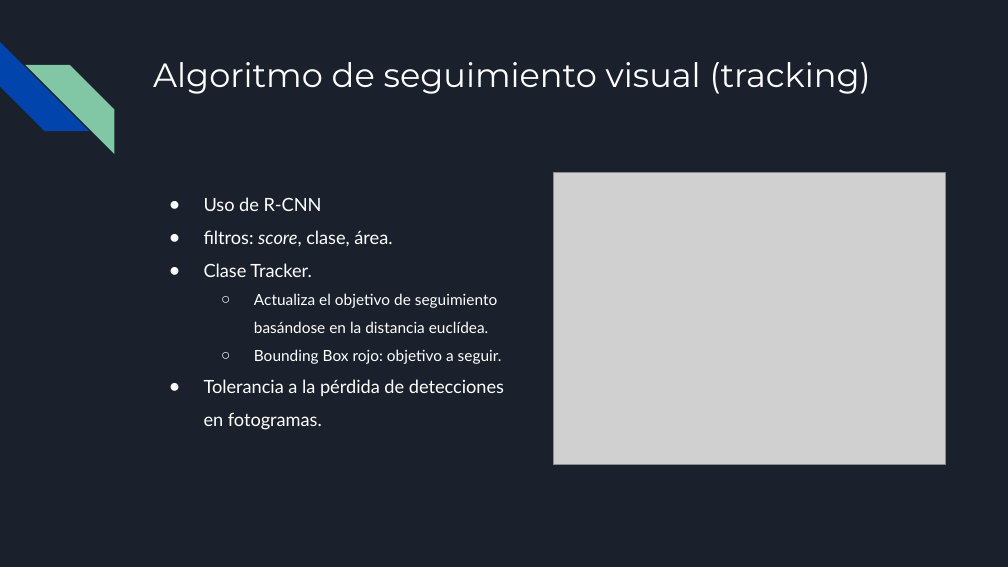
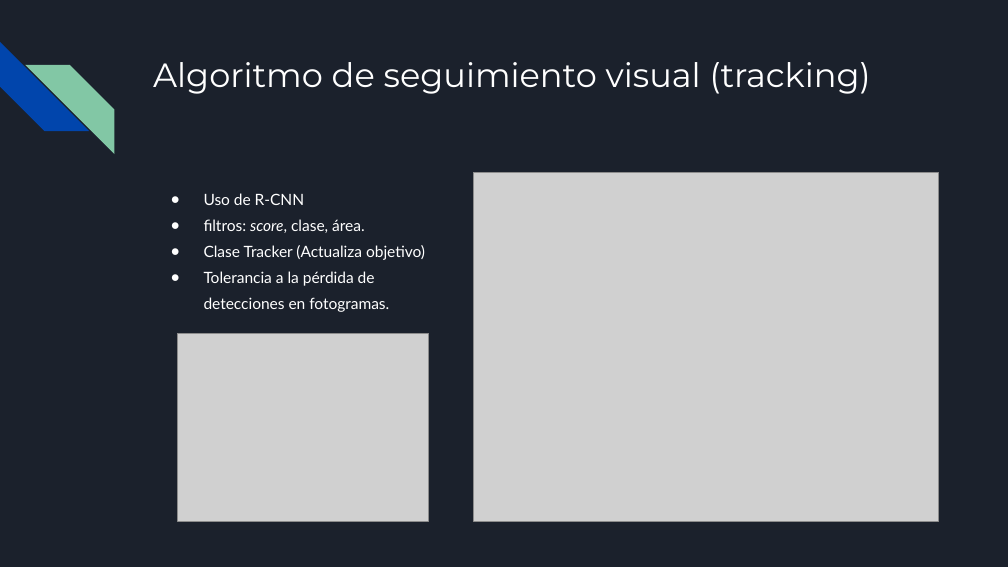
Before and after one commit to RoboticsLabURJC/2021-tfg-carlos-caminero, a slide deck: slide 14 of presentacion/presentacion.pptx (slide 13 before the commit). Drawn at 1008x567 pixels with LibreOffice and Linux fonts; fonts in the diff are those of the drawing; grey boxes stand for pictures. Boxes give left, top, right and bottom in pixels: in the first picture for what was removed or moved away, otherwise in the second. Text is boxed around its words. In the diff, an @@ line names an element or a change of style, - is before the commit and + after.

```diff
--- a/presentacion/presentacion.pptx
+++ b/presentacion/presentacion.pptx
@@ picture added at (x1=474, y1=172, x2=939, y2=521) @@
@@ text at (x1=204, y1=193, x2=389, y2=312): size 13 to 11.1 pt in "Uso de R-CNN", "filtros: score, clase, área.", "Tolerancia a la pérdida de detecciones en ..."; indent changed; line spacing 1.5 to 1.4 @@
@@ text at (x1=204, y1=245, x2=425, y2=260): text changed; size 11 to 11.1 pt @@
-● Clase Tracker.
-  ○ Actualiza el objetivo de seguimiento basándose en la distancia euclídea.
-  ○ Bounding Box rojo: objetivo a seguir.
+● Clase Tracker (Actualiza objetivo)
@@ picture resized from (x1=553, y1=172, x2=944, y2=465) to (x1=177, y1=334, x2=428, y2=521) @@
```
Also in this commit, not shown: 3 other slides changed, 1 slide added, 2 slides removed, 1 other file.
